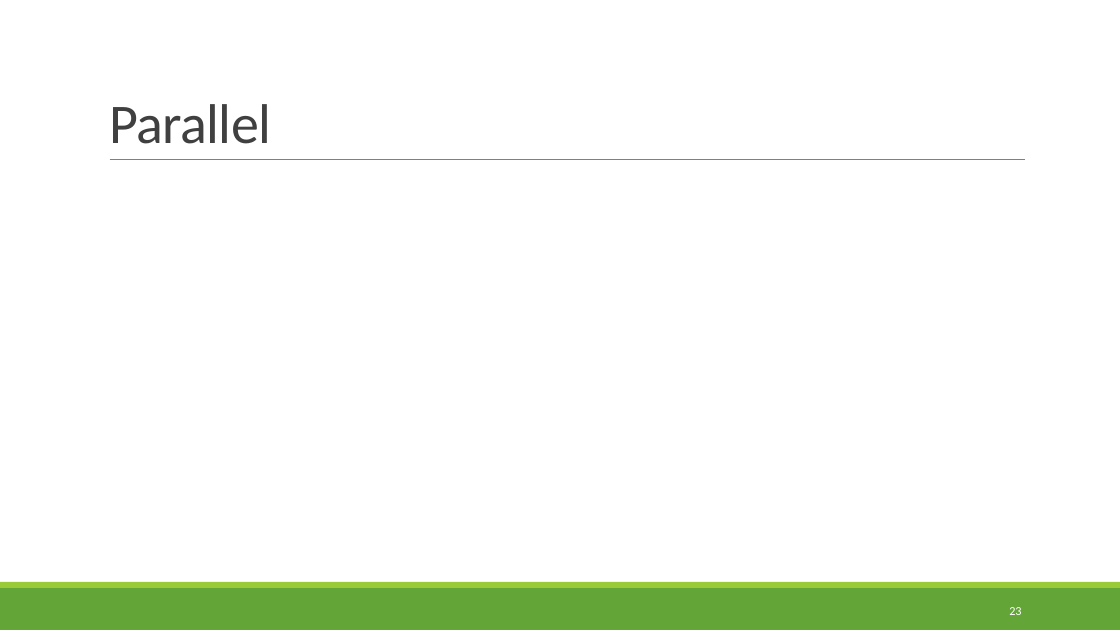
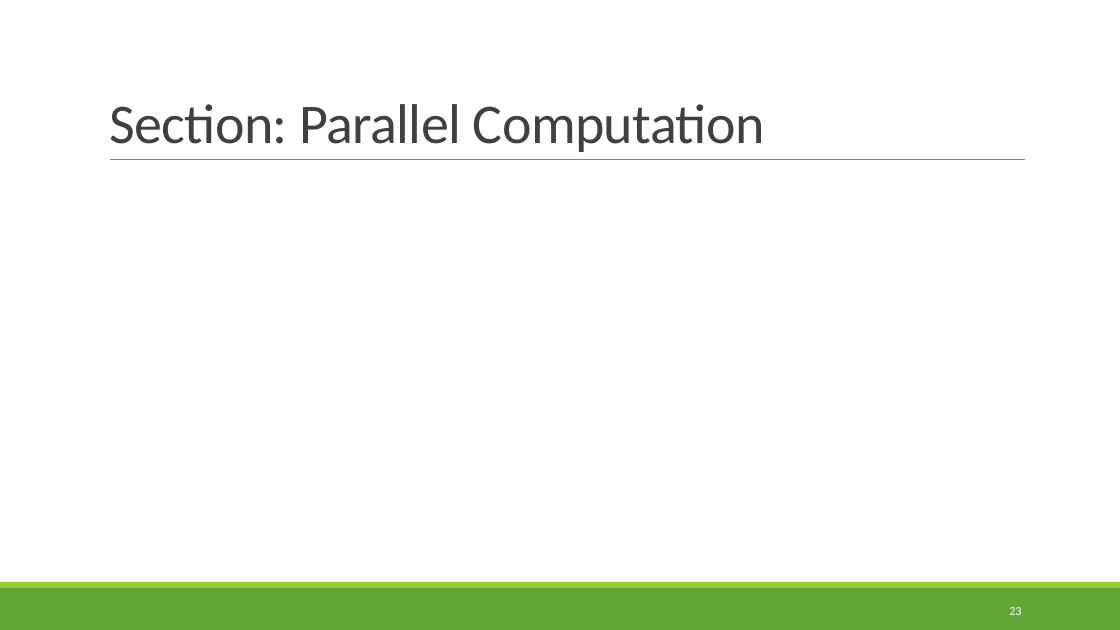
Before and after one commit to rbohrer/pl-course, a slide deck: slide 23 of LectureSlides/99ParallelFunctional.pptx. Drawn at 1120x630 pixels with LibreOffice and Linux fonts; fonts in the diff are those of the drawing. Boxes give left, top, right and bottom in pixels: in the first picture for what was removed or moved away, otherwise in the second. Text is boxed around its words. In the diff, an @@ line names an element or a change of style, - is before the commit and + after.

```diff
--- a/LectureSlides/99ParallelFunctional.pptx
+++ b/LectureSlides/99ParallelFunctional.pptx
@@ title at (109, 104, 765, 152): text changed @@
-Parallel
+Section: Parallel Computation
```
Also in this commit, not shown: 1 other slide changed, 6 slides added, 4 slides removed.
